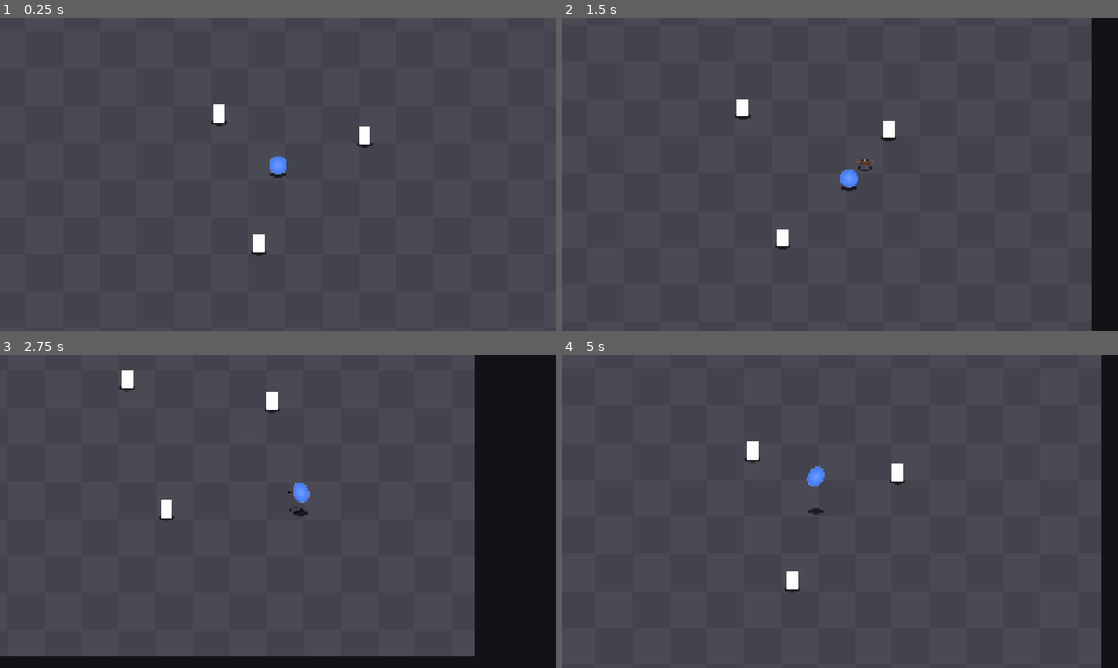
Above: before the commit, frames 1-4 (two rows, left to right).
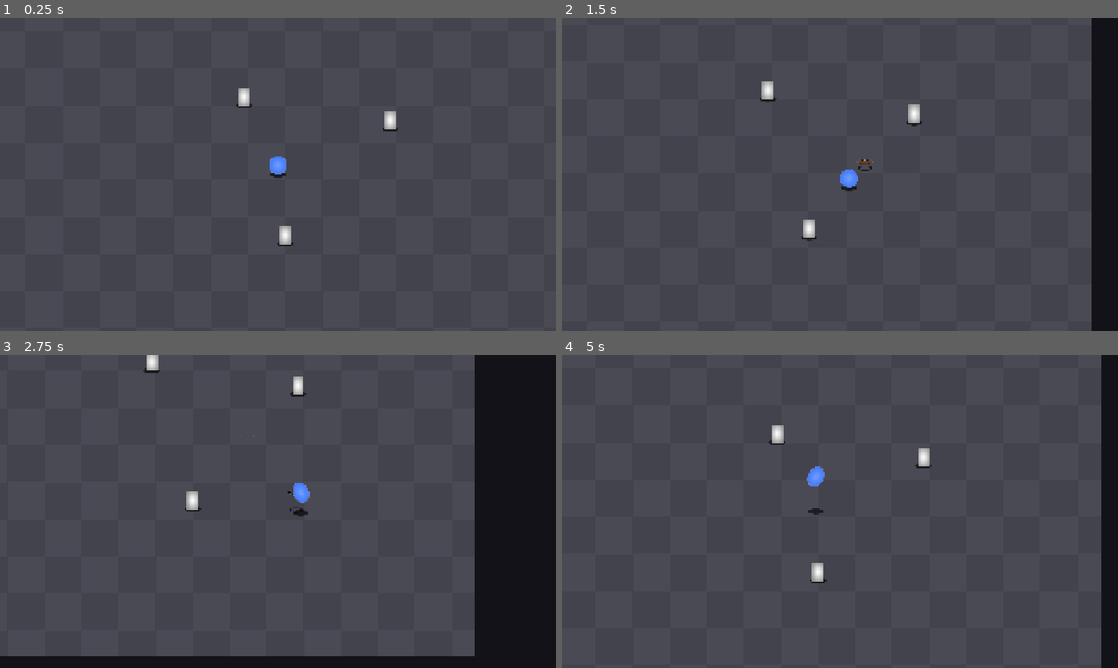
Above: after the commit, the same moments.

Repository: Lucarni-Lucas/entrega-boss-lucarni-lucas
Game: Godot game, scene res://scenes/arena.tscn
The game is run twice, just before and just after one commit, with the same random seed, the same clock (stepped at 60 frames per second) and the same inputs.
Inputs:
- Up to frame 1 (0.25 s): no input
- Up to frame 2 (1.5 s): tap Enter at 0.5 s; hold D (mover_derecha) 0.53-1.28 s; tap Z (boomerang) at 0.6 s; hold S (mover_abajo) from 1.28 s (still down); tap X (dive) at 1.35 s
- Up to frame 3 (2.75 s): release S (mover_abajo) at 2.03 s; hold D (mover_derecha) from 2.03 s (still down); tap Space (ground_pound) at 2.1 s
- Up to frame 4 (5 s): release D (mover_derecha) at 2.78 s; hold W (mover_arriba) 2.78-3.53 s; tap C (slash) at 2.85 s; hold A (mover_izquierda) from 3.53 s (still down); tap Z (boomerang) at 3.6 s; tap X (dive) at 4.35 s

The runs differ from the first frame. In frame 1, 0.8% of the frame differs, in the area x 38-72%, y 22-76%; in frame 2, 0.9%; in frame 3, 0.8%; in frame 4, 0.9%, in the area x 32-67%, y 22-76%.

Commit message:
creacion de enemigo abstracto + enemigo terrestre

Diff:
--- /dev/null
+++ b/entrega-boss-lucarni-lucas/resources/enemigo_terrestre.tres
@@ -0,0 +1,7 @@
+[gd_resource type="Resource" script_class="EnemyParams" format=3 uid="uid://bauovwlt6r0be"]
+
+[ext_resource type="Script" uid="uid://bogkc7efq10ps" path="res://scripts/enemy_params.gd" id="1_oqnwy"]
+
+[resource]
+script = ExtResource("1_oqnwy")
+metadata/_custom_type_script = "uid://bogkc7efq10ps"
--- /dev/null
+++ b/entrega-boss-lucarni-lucas/resources/sombra_params.tres
@@ -0,0 +1,7 @@
+[gd_resource type="Resource" script_class="SombraParams" format=3 uid="uid://dt3afhff23ddt"]
+
+[ext_resource type="Script" uid="uid://bhkapoqyh7kji" path="res://scripts/sombra_params.gd" id="1_1dk4p"]
+
+[resource]
+script = ExtResource("1_1dk4p")
+metadata/_custom_type_script = "uid://bhkapoqyh7kji"
--- a/entrega-boss-lucarni-lucas/scenes/arena.tscn
+++ b/entrega-boss-lucarni-lucas/scenes/arena.tscn
@@ -3,7 +3,7 @@
 [ext_resource type="PackedScene" uid="uid://fm4dys2j78qx" path="res://scenes/camara.tscn" id="1_e05a3"]
 [ext_resource type="Texture2D" uid="uid://b6s7sn8uddq73" path="res://assets/placeholder/suelo.png" id="1_wl4x5"]
 [ext_resource type="PackedScene" uid="uid://cox3t741yfdhq" path="res://scenes/player/player.tscn" id="2_olpmc"]
-[ext_resource type="PackedScene" uid="uid://b5gw4oy67dqyj" path="res://scenes/pruebas/blanco.tscn" id="3_xdvfk"]
+[ext_resource type="PackedScene" uid="uid://yw1jsfp12t2q" path="res://scenes/enemigos/terrestre.tscn" id="4_7ft05"]
 
 [sub_resource type="RectangleShape2D" id="RectangleShape2D_xrivr"]
 size = Vector2(2080, 40)
@@ -46,14 +46,14 @@
 [node name="Player" parent="Entidades" unique_id=666075403 instance=ExtResource("2_olpmc")]
 position = Vector2(1000, 750)
 
-[node name="Blanco" parent="Entidades" unique_id=1361025690 instance=ExtResource("3_xdvfk")]
-position = Vector2(1299, 646)
+[node name="Terrestre" parent="Entidades" unique_id=794546459 instance=ExtResource("4_7ft05")]
+position = Vector2(1025, 989)
 
-[node name="Blanco2" parent="Entidades" unique_id=17094972 instance=ExtResource("3_xdvfk")]
-position = Vector2(934, 1019)
+[node name="Terrestre2" parent="Entidades" unique_id=734364178 instance=ExtResource("4_7ft05")]
+position = Vector2(1388, 593)
 
-[node name="Blanco3" parent="Entidades" unique_id=384906812 instance=ExtResource("3_xdvfk")]
-position = Vector2(797, 571)
+[node name="Terrestre3" parent="Entidades" unique_id=401203132 instance=ExtResource("4_7ft05")]
+position = Vector2(883, 512)
 
 [node name="Camara" parent="." unique_id=1696517493 node_paths=PackedStringArray("objetivo") instance=ExtResource("1_e05a3")]
 limit_left = -370
--- a/entrega-boss-lucarni-lucas/scenes/boomerang/boomerang.gd
+++ b/entrega-boss-lucarni-lucas/scenes/boomerang/boomerang.gd
@@ -23,7 +23,7 @@
 var en_vuelo := false
 
 @onready var _sprite := $Sprite
-@onready var _shadow := $Shadow
+@onready var _shadow := $Sombra
 @onready var _chispas: GPUParticles2D = $Sprite/Chispas
 @onready var _destello: Sprite2D = $Sprite/Destello
 @onready var _destello2: Sprite2D = $Sprite/Destello2
@@ -43,7 +43,7 @@
 	_ubicar_destello(_destello, _angulo)
 	_ubicar_destello(_destello2, _angulo + PI)
 	_sprite.position.y = _offset_sprite.y - z
-	_shadow.actualizar(z, params)
+	_shadow.actualizar(z)
 
 
 func _on_body_entered(_cuerpo: Node2D) -> void:
--- a/entrega-boss-lucarni-lucas/scenes/boomerang/boomerang.tscn
+++ b/entrega-boss-lucarni-lucas/scenes/boomerang/boomerang.tscn
@@ -2,7 +2,7 @@
 
 [ext_resource type="Script" uid="uid://cr5lcpbaims2p" path="res://scenes/boomerang/boomerang.gd" id="1_08vve"]
 [ext_resource type="PackedScene" uid="uid://3nh4upuwnbrk" path="res://scenes/componentes/hitbox.tscn" id="1_8yxac"]
-[ext_resource type="Script" uid="uid://0ou67viw842l" path="res://scenes/player/shadow.gd" id="2_38jis"]
+[ext_resource type="PackedScene" uid="uid://bfl3i6qt58bgu" path="res://scenes/componentes/sombra.tscn" id="2_7jrsh"]
 
 [sub_resource type="CircleShape2D" id="CircleShape2D_38jis"]
 radius = 1.0
@@ -84,10 +84,8 @@
 [node name="CollisionShape2D" type="CollisionShape2D" parent="DetectorJugador" unique_id=1884126964]
 shape = SubResource("CircleShape2D_xrivr")
 
-[node name="Shadow" type="Sprite2D" parent="." unique_id=586589681]
-modulate = Color(0, 0, 0, 1)
-texture = SubResource("GradientTexture2D_tave6")
-script = ExtResource("2_38jis")
+[node name="Sombra" parent="." unique_id=1825432861 instance=ExtResource("2_7jrsh")]
+texture = SubResource("GradientTexture2D_j5hg6")
 
 [node name="Sprite" type="Node2D" parent="." unique_id=1640168229]
 position = Vector2(0, -16)
--- /dev/null
+++ b/entrega-boss-lucarni-lucas/scenes/componentes/sombra.gd
@@ -0,0 +1,12 @@
+extends Sprite2D
+class_name Sombra
+
+@export var params: SombraParams
+
+@onready var _escala_base := scale
+
+
+func actualizar(z: float) -> void:
+	var altura_relativa := clampf(z / params.altura_max, 0.0, 1.0)
+	scale = _escala_base * lerpf(1.0, params.escala_min, altura_relativa)
+	modulate.a = lerpf(params.alpha_max, params.alpha_min, altura_relativa)
--- /dev/null
+++ b/entrega-boss-lucarni-lucas/scenes/componentes/sombra.tscn
@@ -0,0 +1,23 @@
+[gd_scene format=3 uid="uid://bfl3i6qt58bgu"]
+
+[ext_resource type="Script" uid="uid://brf5bmb34pw4f" path="res://scenes/componentes/sombra.gd" id="1_uud6y"]
+[ext_resource type="Resource" uid="uid://dt3afhff23ddt" path="res://resources/sombra_params.tres" id="2_8gupb"]
+
+[sub_resource type="Gradient" id="Gradient_pkmxr"]
+interpolation_mode = 2
+interpolation_color_space = 2
+offsets = PackedFloat32Array(0.82287824, 0.92619926)
+colors = PackedColorArray(0, 0, 0, 1, 1, 1, 1, 0)
+
+[sub_resource type="GradientTexture2D" id="GradientTexture2D_uud6y"]
+gradient = SubResource("Gradient_pkmxr")
+height = 24
+fill = 1
+fill_from = Vector2(0.5, 0.5)
+fill_to = Vector2(0.5, 0)
+
+[node name="Sombra" type="Sprite2D" unique_id=1825432861]
+modulate = Color(0, 0, 0, 1)
+texture = SubResource("GradientTexture2D_uud6y")
+script = ExtResource("1_uud6y")
+params = ExtResource("2_8gupb")
--- /dev/null
+++ b/entrega-boss-lucarni-lucas/scenes/enemigos/enemigo.gd
@@ -0,0 +1,44 @@
+extends CharacterBody2D
+class_name Enemigo
+
+signal murio(posicion: Vector2)
+
+@export var params: EnemyParams
+
+var z := 0.0
+var vida: int
+
+@onready var _sombra: Sombra = $Sombra
+@onready var _sprite := $Sprite
+@onready var _hurtbox: Hurtbox = $Hurtbox
+
+
+func _ready() -> void:
+	vida = params.vida_max
+	z = params.altura_vuelo
+	_hurtbox.z_min = z
+	_hurtbox.z_max = z + params.alto
+	_hurtbox.golpeado.connect(_on_golpeado)
+
+
+func _physics_process(_delta: float) -> void:
+	_sprite.position.y = -z
+	_sombra.actualizar(z)
+
+
+func recibir_dano(cantidad: int) -> void:
+	vida -= cantidad
+	if vida <= 0:
+		morir()
+
+
+func morir() -> void:
+	murio.emit(global_position)
+	queue_free()
+
+
+func _on_golpeado(hitbox: Hitbox) -> void:
+	modulate = Color.RED if modulate == Color.WHITE else Color.WHITE
+	recibir_dano(hitbox.dano)
+	await get_tree().create_timer(0.2).timeout
+	modulate = Color.WHITE
--- /dev/null
+++ b/entrega-boss-lucarni-lucas/scenes/enemigos/enemigo.tscn
@@ -0,0 +1,45 @@
+[gd_scene format=3 uid="uid://cv777jrmhvrqr"]
+
+[ext_resource type="Script" uid="uid://d131o8ultmlpr" path="res://scenes/enemigos/enemigo.gd" id="1_6sr6t"]
+[ext_resource type="PackedScene" uid="uid://bfl3i6qt58bgu" path="res://scenes/componentes/sombra.tscn" id="1_8uhct"]
+[ext_resource type="PackedScene" uid="uid://b5k58mh6urecv" path="res://scenes/componentes/hurtbox.tscn" id="2_6sr6t"]
+
+[sub_resource type="CircleShape2D" id="CircleShape2D_gtmhs"]
+radius = 1.0
+
+[sub_resource type="Gradient" id="Gradient_17cpx"]
+interpolation_mode = 2
+colors = PackedColorArray(1, 1, 1, 1, 0.56640625, 0.56640625, 0.56640625, 1)
+
+[sub_resource type="GradientTexture2D" id="GradientTexture2D_xrivr"]
+gradient = SubResource("Gradient_17cpx")
+width = 40
+height = 60
+fill = 1
+fill_from = Vector2(0.5, 0.5)
+
+[sub_resource type="CapsuleShape2D" id="CapsuleShape2D_ldkxj"]
+radius = 18.0
+height = 42.0
+
+[node name="Enemigo" type="CharacterBody2D" unique_id=794546459]
+script = ExtResource("1_6sr6t")
+
+[node name="CollisionShape2D" type="CollisionShape2D" parent="." unique_id=658689249]
+shape = SubResource("CircleShape2D_gtmhs")
+
+[node name="Sombra" parent="." unique_id=1825432861 instance=ExtResource("1_8uhct")]
+
+[node name="Sprite" type="Node2D" parent="." unique_id=466197661]
+
+[node name="Visual" type="Sprite2D" parent="Sprite" unique_id=1769203076]
+position = Vector2(0, -30)
+texture = SubResource("GradientTexture2D_xrivr")
+
+[node name="Hurtbox" parent="." unique_id=1222409529 instance=ExtResource("2_6sr6t")]
+collision_layer = 4
+z_max = 60.0
+
+[node name="CollisionShape2D" type="CollisionShape2D" parent="Hurtbox" unique_id=1220264362]
+rotation = 1.5707964
+shape = SubResource("CapsuleShape2D_ldkxj")
--- /dev/null
+++ b/entrega-boss-lucarni-lucas/scenes/enemigos/terrestre.tscn
@@ -0,0 +1,7 @@
+[gd_scene format=3 uid="uid://yw1jsfp12t2q"]
+
+[ext_resource type="PackedScene" uid="uid://cv777jrmhvrqr" path="res://scenes/enemigos/enemigo.tscn" id="1_crrjn"]
+[ext_resource type="Resource" uid="uid://bauovwlt6r0be" path="res://resources/enemigo_terrestre.tres" id="2_30hq7"]
+
+[node name="Terrestre" unique_id=794546459 instance=ExtResource("1_crrjn")]
+params = ExtResource("2_30hq7")
--- a/entrega-boss-lucarni-lucas/scenes/player/player.gd
+++ b/entrega-boss-lucarni-lucas/scenes/player/player.gd
@@ -18,7 +18,7 @@
 
 @onready var _walk := $Walk
 @onready var _sprite := $Sprite
-@onready var _shadow := $Shadow
+@onready var _shadow := $Sombra
 @onready var _jump := $Jump
 @onready var _slash := $Slash
 @onready var _ground_pound := $GroundPound
@@ -42,7 +42,7 @@
 	_actualizar_altura(delta)
 	_sprite.position.y = -z
 	_slash.procesar_fisica(self, delta)
-	_shadow.actualizar(z, params)
+	_shadow.actualizar(z)
 	_sprite.estirar_segun_velocidad(_velocidad_en_pantalla(), params)
 
 
--- a/entrega-boss-lucarni-lucas/scenes/player/player.tscn
+++ b/entrega-boss-lucarni-lucas/scenes/player/player.tscn
@@ -3,7 +3,7 @@
 [ext_resource type="Script" uid="uid://dpgsch6uikgxl" path="res://scenes/player/player.gd" id="1_dovo2"]
 [ext_resource type="Script" uid="uid://cryk37ync3cfi" path="res://scenes/player/walk.gd" id="2_gmlin"]
 [ext_resource type="Resource" uid="uid://dq4faj2ot85b1" path="res://resources/player_params.tres" id="2_lvxji"]
-[ext_resource type="Script" uid="uid://0ou67viw842l" path="res://scenes/player/shadow.gd" id="3_lvxji"]
+[ext_resource type="PackedScene" uid="uid://bfl3i6qt58bgu" path="res://scenes/componentes/sombra.tscn" id="3_fm80t"]
 [ext_resource type="Script" uid="uid://bsiclvrdaskx7" path="res://scenes/player/sprite.gd" id="4_75vfm"]
 [ext_resource type="Script" uid="uid://0k1mbhbc0do7" path="res://scenes/player/jump.gd" id="5_p47bc"]
 [ext_resource type="PackedScene" uid="uid://3nh4upuwnbrk" path="res://scenes/componentes/hitbox.tscn" id="7_0owmy"]
@@ -15,19 +15,6 @@
 
 [sub_resource type="CircleShape2D" id="CircleShape2D_xrivr"]
 radius = 1.0
-
-[sub_resource type="Gradient" id="Gradient_h17s1"]
-interpolation_mode = 2
-interpolation_color_space = 2
-offsets = PackedFloat32Array(0.82287824, 0.92619926)
-colors = PackedColorArray(0, 0, 0, 1, 1, 1, 1, 0)
-
-[sub_resource type="GradientTexture2D" id="GradientTexture2D_13qdw"]
-gradient = SubResource("Gradient_h17s1")
-height = 24
-fill = 1
-fill_from = Vector2(0.5, 0.5)
-fill_to = Vector2(0.5, 0)
 
 [sub_resource type="Gradient" id="Gradient_lvxji"]
 offsets = PackedFloat32Array(0, 0.95625, 1)
@@ -67,10 +54,7 @@
 [node name="CollisionShape2D" type="CollisionShape2D" parent="." unique_id=651236493]
 shape = SubResource("CircleShape2D_xrivr")
 
-[node name="Shadow" type="Sprite2D" parent="." unique_id=1542911438]
-modulate = Color(0, 0, 0, 1)
-texture = SubResource("GradientTexture2D_13qdw")
-script = ExtResource("3_lvxji")
+[node name="Sombra" parent="." unique_id=1825432861 instance=ExtResource("3_fm80t")]
 
 [node name="Sprite" type="Node2D" parent="." unique_id=1338394626]
 script = ExtResource("4_75vfm")
--- a/entrega-boss-lucarni-lucas/scenes/player/shadow.gd
+++ /dev/null
@@ -1,7 +0,0 @@
-extends Sprite2D
-
-
-func actualizar(z: float, params: PlayerParams) -> void:
-	var altura_relativa := clampf(z / params.sombra_altura_max, 0.0, 1.0)
-	scale = Vector2.ONE * lerpf(1.0, params.sombra_escala_min, altura_relativa)
-	modulate.a = lerpf(params.sombra_alpha_max, params.sombra_alpha_min, altura_relativa)
--- a/entrega-boss-lucarni-lucas/scenes/pruebas/blanco.gd
+++ /dev/null
@@ -1,14 +0,0 @@
-extends Node2D
-
-@onready var _hurtbox: Hurtbox = $Hurtbox
-
-
-func _ready() -> void:
-	_hurtbox.golpeado.connect(_on_golpeado)
-
-
-func _on_golpeado(hitbox: Hitbox) -> void:
-	print("%s recibió %d de daño" % [name, hitbox.dano])
-	modulate = Color.RED if modulate == Color.WHITE else Color.WHITE
-	await get_tree().create_timer(0.2).timeout
-	modulate = Color.WHITE
--- a/entrega-boss-lucarni-lucas/scenes/pruebas/blanco.tscn
+++ /dev/null
@@ -1,46 +0,0 @@
-[gd_scene format=3 uid="uid://b5gw4oy67dqyj"]
-
-[ext_resource type="Script" uid="uid://du1ekhnp1qr7s" path="res://scenes/pruebas/blanco.gd" id="1_6ib2t"]
-[ext_resource type="PackedScene" uid="uid://b5k58mh6urecv" path="res://scenes/componentes/hurtbox.tscn" id="1_behyx"]
-
-[sub_resource type="Gradient" id="Gradient_6ib2t"]
-interpolation_mode = 2
-interpolation_color_space = 2
-offsets = PackedFloat32Array(0.82287824, 0.92619926)
-colors = PackedColorArray(0, 0, 0, 1, 1, 1, 1, 0)
-
-[sub_resource type="GradientTexture2D" id="GradientTexture2D_4ubok"]
-gradient = SubResource("Gradient_6ib2t")
-height = 24
-fill = 1
-fill_from = Vector2(0.5, 0.5)
-fill_to = Vector2(0.5, 0)
-
-[sub_resource type="CircleShape2D" id="CircleShape2D_xrivr"]
-radius = 18.0
-
-[node name="Blanco" type="Node2D" unique_id=1361025690]
-script = ExtResource("1_6ib2t")
-
-[node name="Shadow" type="Sprite2D" parent="." unique_id=657509886]
-modulate = Color(0, 0, 0, 0.65000004)
-texture = SubResource("GradientTexture2D_4ubok")
-
-[node name="ColorRect" type="ColorRect" parent="." unique_id=1599059922]
-anchors_preset = 7
-anchor_left = 0.5
-anchor_top = 1.0
-anchor_right = 0.5
-anchor_bottom = 1.0
-offset_left = -20.0
-offset_top = -60.0
-offset_right = 20.0
-grow_horizontal = 2
-grow_vertical = 0
-
-[node name="Hurtbox" parent="." unique_id=1222409529 instance=ExtResource("1_behyx")]
-collision_layer = 4
-z_max = 60.0
-
-[node name="CollisionShape2D" type="CollisionShape2D" parent="Hurtbox" unique_id=149456646]
-shape = SubResource("CircleShape2D_xrivr")
--- /dev/null
+++ b/entrega-boss-lucarni-lucas/scripts/enemy_params.gd
@@ -0,0 +1,8 @@
+extends Resource
+class_name EnemyParams
+
+@export var vida_max: int = 3
+@export_range(0, 1000, 5, "suffix:px/s") var velocidad: float = 150.0
+@export_range(0, 500, 5, "suffix:px") var alto: float = 40.0
+@export_range(0, 500, 5, "suffix:px") var altura_vuelo: float = 0.0
+@export var dano_contacto: int = 5
--- a/entrega-boss-lucarni-lucas/scripts/player_params.gd
+++ b/entrega-boss-lucarni-lucas/scripts/player_params.gd
@@ -28,12 +28,6 @@
 @export_range(0, 3000, 1, "suffix:px/s") var fuerza_salto: float = 975.0
 @export_range(0, 10000, 0.5, "suffix:px/s²") var gravedad: float = 2812.5
 @export_range(0, 0.3, 0.01, "suffix:s") var salto_buffer: float = 0.13
-
-@export_group("Sombra")
-@export_range(10, 1000, 10, "suffix:px") var sombra_altura_max: float = 600.0
-@export_range(0, 1, 0.05) var sombra_escala_min: float = 0.65
-@export_range(0, 1, 0.05) var sombra_alpha_max: float = 0.65
-@export_range(0, 1, 0.05) var sombra_alpha_min: float = 0.4
 
 @export_group("Cuerpo")
 @export_range(0, 200, 1, "suffix:px") var alto_cuerpo: float = 64.0
--- /dev/null
+++ b/entrega-boss-lucarni-lucas/scripts/sombra_params.gd
@@ -0,0 +1,7 @@
+extends Resource
+class_name SombraParams
+
+@export_range(10, 1000, 10, "suffix:px") var altura_max: float = 600.0
+@export_range(0, 1, 0.05) var escala_min: float = 0.65
+@export_range(0, 1, 0.05) var alpha_max: float = 0.65
+@export_range(0, 1, 0.05) var alpha_min: float = 0.4
Not shown: 1 places in entrega-boss-lucarni-lucas/scenes/boomerang/boomerang.tscn that only renumber resources
Not shown, added: entrega-boss-lucarni-lucas/scenes/componentes/sombra.gd.uid
Not shown, added: entrega-boss-lucarni-lucas/scenes/enemigos/enemigo.gd.uid
Not shown, removed: entrega-boss-lucarni-lucas/scenes/player/shadow.gd.uid
Not shown, removed: entrega-boss-lucarni-lucas/scenes/pruebas/blanco.gd.uid
Not shown, added: entrega-boss-lucarni-lucas/scripts/enemy_params.gd.uid
Not shown, added: entrega-boss-lucarni-lucas/scripts/sombra_params.gd.uid
